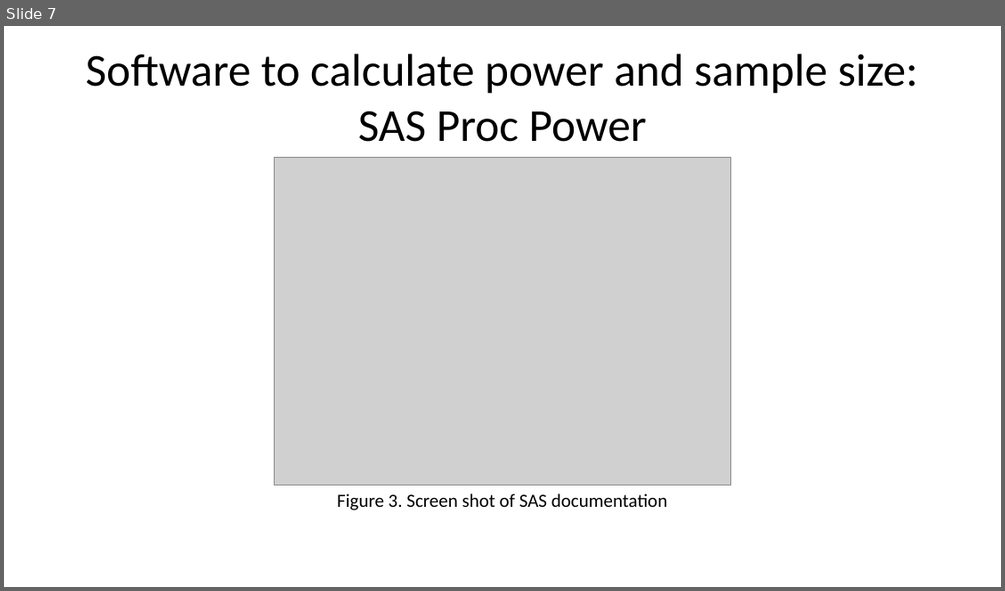
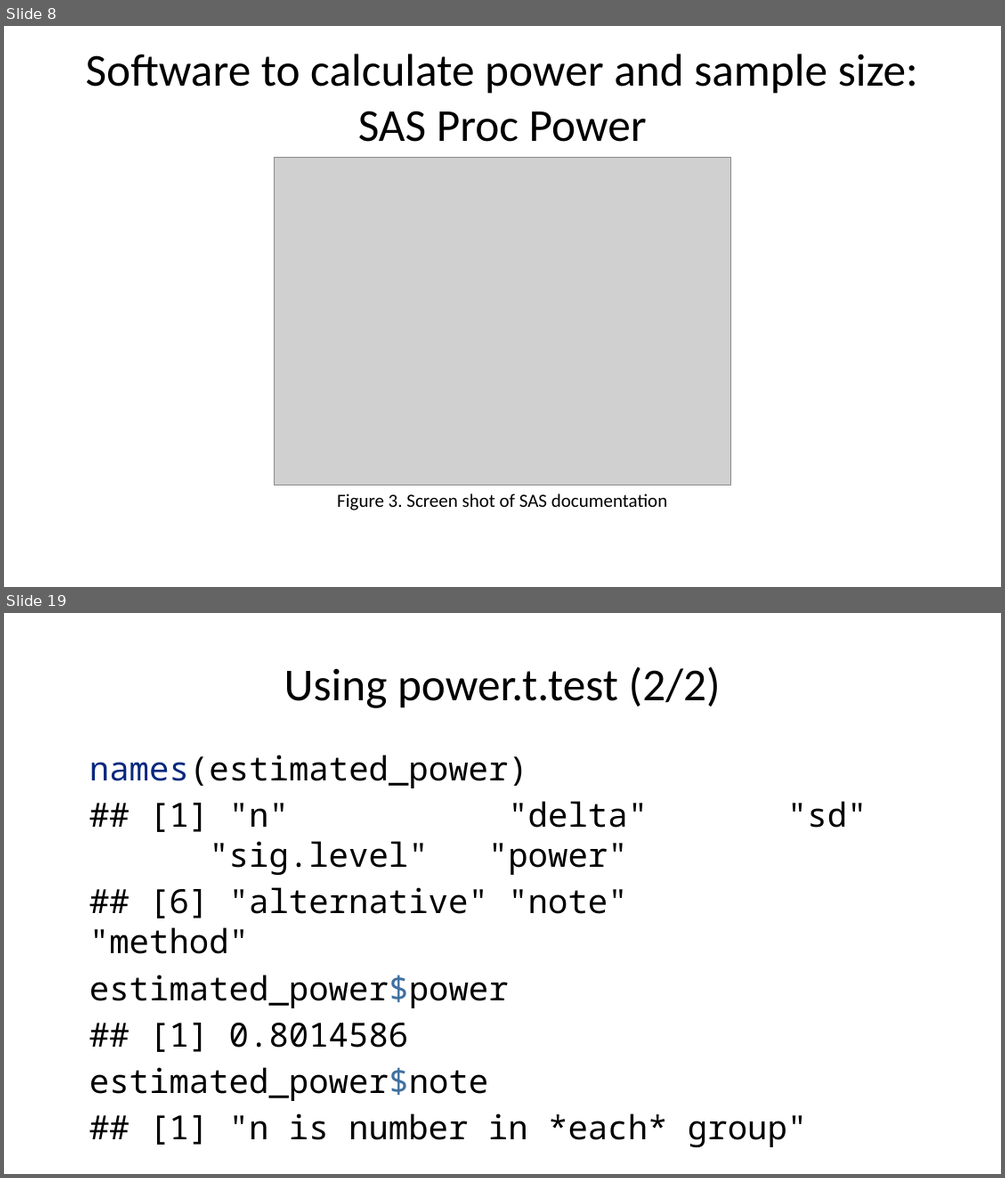
Before and after one commit to pmean/papers-and-presentations, a slide deck: power/power-and-sample-size-slides.pptx. Shown one above the other, each under a label of ours: slide 7 before the commit, slides 8 and 19 after it; the slides between them are not shown. The pictures are 1005x591 and 1005x1178 pixels, drawn with LibreOffice and Linux fonts; fonts in the diff are those of the drawing; grey boxes stand for pictures. Boxes give left, top, right and bottom in pixels: in the first picture for what was removed or moved away, otherwise in the second. Text is boxed around its words. In the diff, an @@ line names an element or a change of style, - is before the commit and + after.

```diff
--- a/power/power-and-sample-size-slides.pptx
+++ b/power/power-and-sample-size-slides.pptx
@@ slide 19 added at <box>4,613,1001,1174</box>, background #FFFFFF @@
@@ title added at <box>284,666,720,708</box>, 44 pt, text #000000 @@
+Using power.t.test (2/2)
@@ text added at <box>89,755,867,1147</box>, 32 pt, text #000000 @@
+names(estimated_power)
+## [1] "n" "delta" "sd" "sig.level" "power"
+## [6] "alternative" "note" "method"
+estimated_power$power
+## [1] 0.8014586
+estimated_power$note
+## [1] "n is number in *each* group"
@@ what was slide 7 is now slide 8 @@
```
Also in this commit, not shown: 2 slides changed, 12 other slides added, 1 other file.
